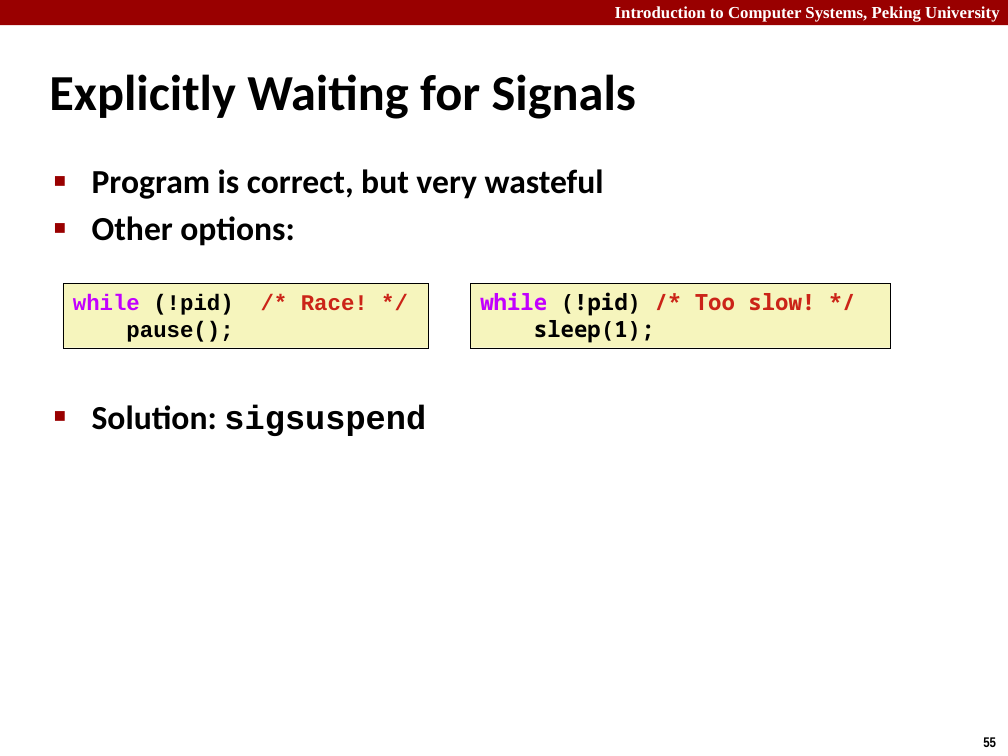
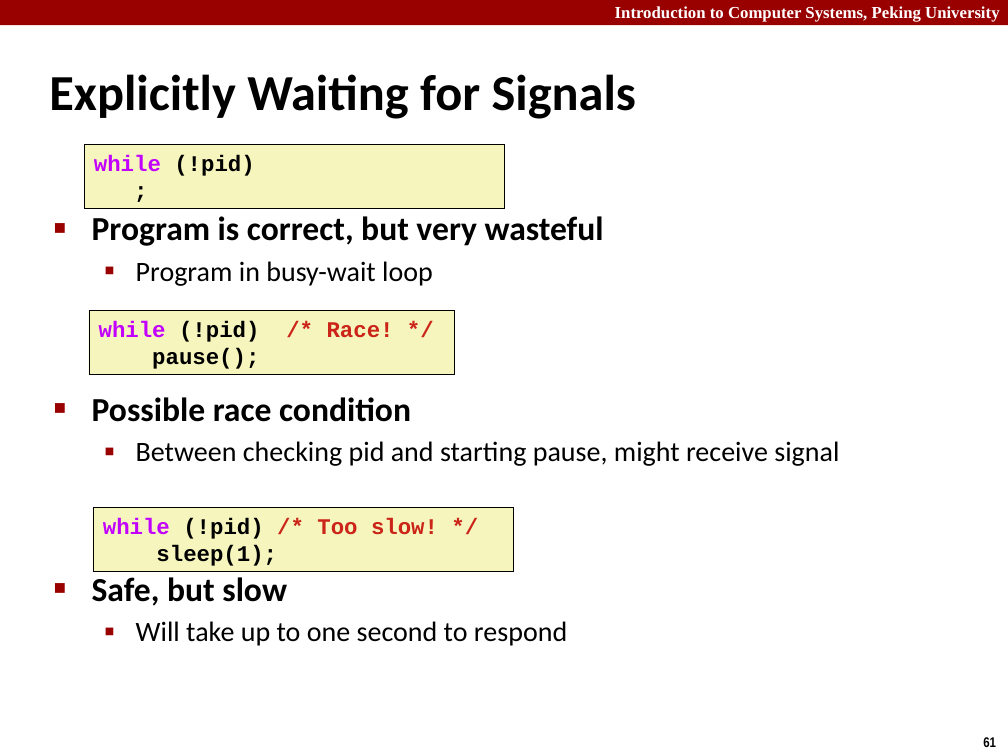
Before and after one commit to caodg/ics, a slide deck: slide 61 of slides/B03-ECF2.pptx (slide 55 before the commit). Drawn at 1008x756 pixels with LibreOffice and Linux fonts; fonts in the diff are those of the drawing. Boxes give left, top, right and bottom in pixels: in the first picture for what was removed or moved away, otherwise in the second. Text is boxed around its words. In the diff, an @@ line names an element or a change of style, - is before the commit and + after.

```diff
--- a/slides/B03-ECF2.pptx
+++ b/slides/B03-ECF2.pptx
@@ rectangle added at (84,144,504,209), fill #F6F5BD, outline #000000 0.25 pt, 16 pt, text #000000, bold @@
+while (!pid)
+;
@@ text at (92,261,839,646): text changed; size 24 to 20 pt; bold off @@
-■ Other options:
-■ Solution: sigsuspend
+  ▪ Program in busy-wait loop
+■ Possible race condition
+  ▪ Between checking pid and starting pause, might receive signal
+■ Safe, but slow
+  ▪ Will take up to one second to respond
@@ rectangle "while (!pid) /* Race! */": place and size @@
-rectangle "while (!pid) /* Race! */" at (62,283,427,348)
+rectangle "while (!pid) /* Race! */" at (89,310,454,375)
@@ rectangle "while (!pid) /* Too slow! ...": place and size @@
-rectangle "while (!pid) /* Too slow! ..." at (471,283,891,348)
+rectangle "while (!pid) /* Too slow! ..." at (93,507,513,572)
@@ rectangle "while (!pid) /* Too slow! ..." at (93,507,513,572): font Noto Sans Mono to Courier New @@
@@ page number at (983,737,996,747): text changed @@
-55
+61
```
Also in this commit, not shown: 6 other slides changed, 7 slides added, 1 slide removed, 2 other files.
